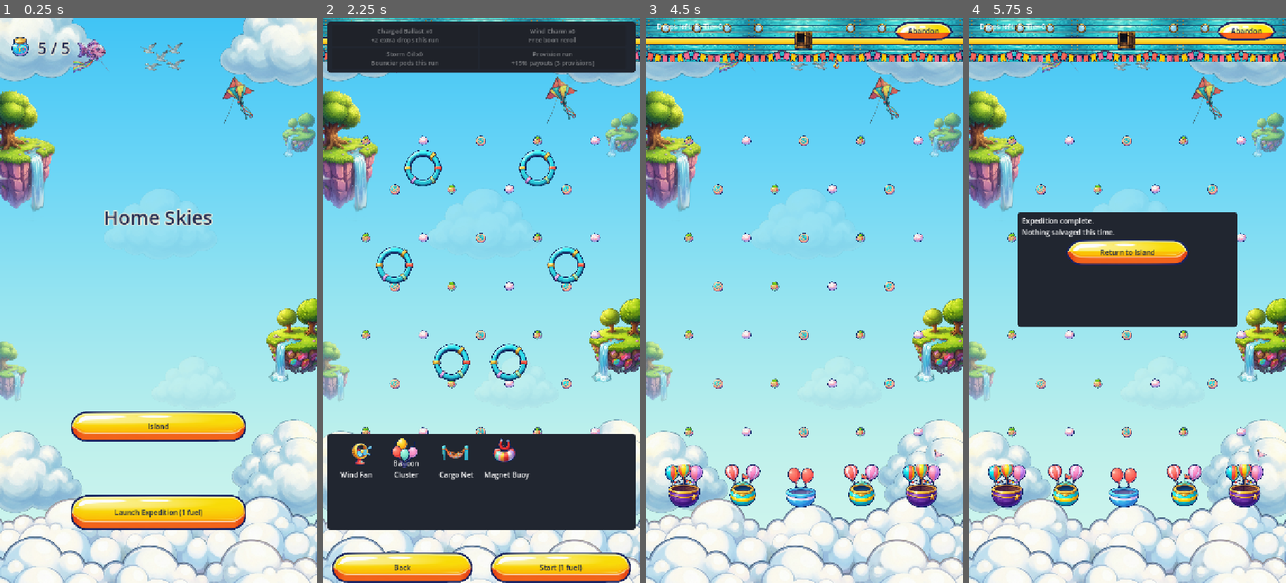
Above: before the commit, frames 1-4 (left to right).
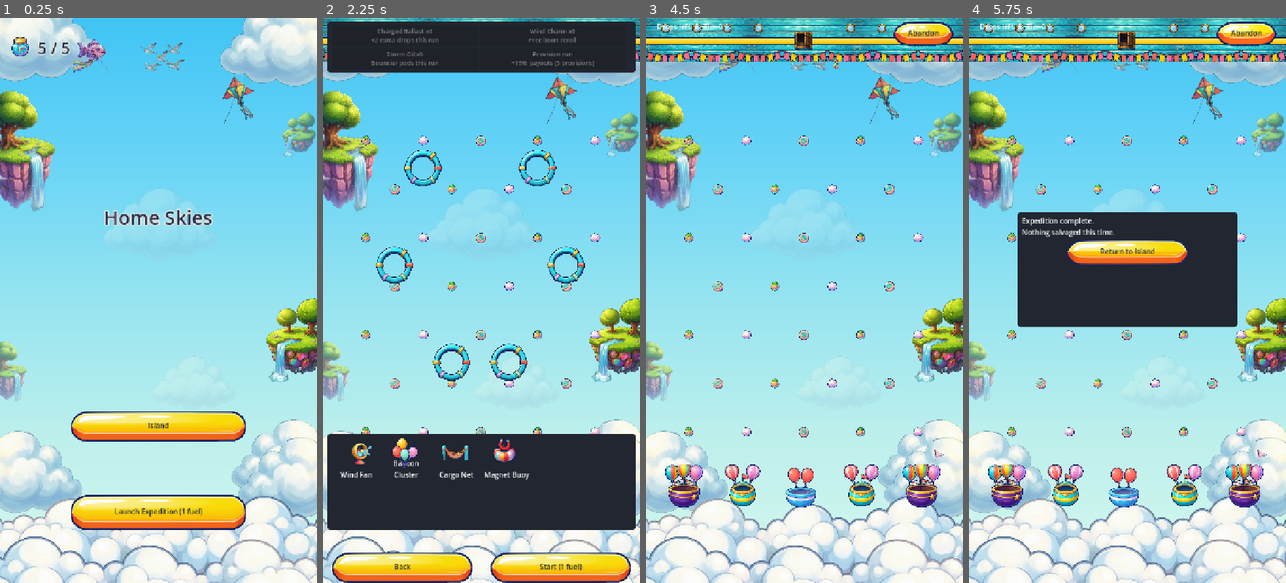
Above: after the commit, the same moments.

Repository: Graydyn/windfall-isle
Game: Godot game, scene res://game/main.tscn
Same seed, same stepped clock (60 frames per second), same inputs: the game is played once before the commit and once after it.
Inputs (mouse positions are in pixels of both pictures, inside the frame that each line leads up to; where the layout moved, square brackets give the same spot in the first picture):
- Up to frame 1 (0.25 s): no input
- Up to frame 2 (2.25 s): click "Island" at 0.5 s; click (338, 34) [342, 34] at 1.25 s; click "Launch Expedition (1 fuel)" at 2 s
- Up to frame 3 (4.5 s): click "Back" at 2.75 s; click "Launch Expedition (1 fuel)" at 3.5 s; click "Start (1 fuel)" at 4.25 s
- Up to frame 4 (5.75 s): click "Abandon" at 5 s

The runs differ from the first frame. In frame 1, 0.2% of the frame differs, in the area x 36-64%, y 71-89%; in frame 2, 0.1%; in frame 3, 0.4%; in frame 4, 0.5%, in the area x 41-98%, y 1-42%.

Commit message:
fix to make balloons not useless

Diff:
--- a/game/base/island_screen.gd
+++ b/game/base/island_screen.gd
@@ -23,6 +23,8 @@
 
 func _ready() -> void:
 	$BackButton.pressed.connect(_on_back_pressed)
+	if ResourceLoader.exists("res://game/art/ui/arrow_left.png"):
+		$BackButton.texture_normal = load("res://game/art/ui/arrow_left.png")
 	$RefreshTimer.timeout.connect(_refresh_tick)
 	$DailyCrateIcon.pressed.connect(_on_crate_pressed)
 	$BonusCrateIcon.pressed.connect(_on_bonus_crate_pressed)
@@ -52,7 +54,6 @@
 	$CrewSheet.visibility_changed.connect(_update_modal_block)
 	$RewardModal.visibility_changed.connect(_update_modal_block)
 	$RewardModal/VBox/RewardClose.pressed.connect(_on_reward_close_pressed)
-	ButtonStyle.apply($BackButton, 56.0)
 	ButtonStyle.apply($PlotSheet/VBox/SheetClose)
 	ButtonStyle.apply($LetterPanel/VBox/LetterClose)
 	ButtonStyle.apply($CrewSheet/VBox/CrewClose)
--- a/game/base/island_screen.tscn
+++ b/game/base/island_screen.tscn
@@ -108,13 +108,13 @@
 expand_mode = 1
 stretch_mode = 5
 
-[node name="BackButton" type="Button" parent="."]
+[node name="BackButton" type="TextureButton" parent="."]
 offset_left = 10.0
-offset_top = 14.0
+offset_top = 7.0
 offset_right = 66.0
-offset_bottom = 70.0
-theme_override_font_sizes/font_size = 28
-text = "←"
+offset_bottom = 77.0
+ignore_texture_size = true
+stretch_mode = 5
 
 [node name="ResourceBar" type="HBoxContainer" parent="."]
 offset_left = 78.0
--- a/game/core/button_style.gd
+++ b/game/core/button_style.gd
@@ -49,5 +49,10 @@
 		style.set_content_margin_all(10.0)
 		style.content_margin_left = 24.0
 		style.content_margin_right = 24.0
+		# The pill's rounded border eats into the top and bottom of the content
+		# box, so multi-line text needs extra clearance there (the bottom gets
+		# more because the art carries a drop shadow below the visual center).
+		style.content_margin_top = 14.0
+		style.content_margin_bottom = 18.0
 		style.modulate_color = tints[state]
 		_styles[String(state)] = style
--- a/game/data/gizmos.json
+++ b/game/data/gizmos.json
@@ -29,7 +29,7 @@
 		"balloon_cluster": {
 			"name": "Balloon Cluster",
 			"rarity": "common",
-			"description": "A bundle of balloons that bounces the pod upward. Pops after a few hits.",
+			"description": "A bundle of balloons that bounces the pod up and away. Pops after a few hits.",
 			"scene": "res://game/run/gizmos/balloon_cluster.tscn",
 			"impulse": 420.0,
 			"max_hits": 3,
--- a/game/data/island_layout.json
+++ b/game/data/island_layout.json
@@ -34,8 +34,8 @@
       660
     ],
     "plot_7": [
-      360,
-      810
+      390,
+      745
     ],
     "islet_lantern_0": [
       230,
--- a/game/run/gizmos/balloon_cluster.gd
+++ b/game/run/gizmos/balloon_cluster.gd
@@ -1,13 +1,20 @@
 extends GizmoBase
-## Balloon Cluster (spec 3.3): bounces the pod sharply upward; pops after N
-## hits per run. Gizmos are re-instantiated per expedition, so hits reset
-## naturally each run.
+## Balloon Cluster (spec 3.3): bumper-bounces the pod up and away from the
+## cluster's center; pops after N hits per run. Gizmos are re-instantiated
+## per expedition, so hits reset naturally each run.
 
 const BASE_TEXTURE := preload("res://game/art/gizmos/balloon_cluster.png")
 const SPENT_TEXTURE := preload("res://game/art/gizmos/balloon_cluster_spent.png")
 
+# Blend of straight-up vs away-from-center in the bounce direction, and the
+# minimum sideways fraction so a dead-center hit never yo-yos in place.
+const UP_WEIGHT := 0.6
+const AWAY_WEIGHT := 0.4
+const MIN_SIDE_FRACTION := 0.35
+
 var _hits_left := 0
 var _impulse := 0.0
+var _fallback_side := 1.0
 
 @onready var zone: Area2D = $Zone
 
@@ -25,12 +32,28 @@
 	if _hits_left <= 0 or not (body is RigidBody2D):
 		return
 	_hits_left -= 1
+	var dir := _bounce_direction(body)
 	body.linear_velocity = Vector2(body.linear_velocity.x, 0.0)
-	body.apply_central_impulse(Vector2(0.0, -_impulse))
+	body.apply_central_impulse(dir * _impulse)
 	if _hits_left <= 0:
 		$Visual.texture = SPENT_TEXTURE
 		$Visual.modulate.a = 0.25
 		zone.set_deferred("monitoring", false)
+
+
+func _bounce_direction(body: Node2D) -> Vector2:
+	var offset: Vector2 = body.global_position - global_position
+	var away := offset.normalized() if offset.length() > 0.001 else Vector2.ZERO
+	var dir := (Vector2.UP * UP_WEIGHT + away * AWAY_WEIGHT).normalized()
+	if absf(dir.x) >= MIN_SIDE_FRACTION:
+		return dir
+	var side := signf(dir.x)
+	if side == 0.0:
+		side = signf(body.linear_velocity.x)
+	if side == 0.0:
+		side = _fallback_side
+		_fallback_side = -_fallback_side
+	return Vector2(side * MIN_SIDE_FRACTION, -sqrt(1.0 - MIN_SIDE_FRACTION * MIN_SIDE_FRACTION))
 
 
 func recharge() -> void:
--- a/game/run/salvage_run.gd
+++ b/game/run/salvage_run.gd
@@ -73,8 +73,14 @@
 	ButtonStyle.apply($UI/SetupUI/BackButton)
 	ButtonStyle.apply($UI/Results/VBox/DoubleButton)
 	ButtonStyle.apply($UI/Results/VBox/ReturnButton)
+	# Pick buttons hold two lines (name + description) of varying length, so
+	# they get one fixed footprint with wrapped, centered text instead of the
+	# pill's shrink-to-text default.
 	for pick in [$UI/BoonOffer/VBox/Pick0, $UI/BoonOffer/VBox/Pick1, $UI/BoonOffer/VBox/Pick2]:
-		ButtonStyle.apply(pick)
+		ButtonStyle.apply(pick, 560.0)
+		pick.custom_minimum_size = Vector2(560, 110)
+		pick.autowrap_mode = TextServer.AUTOWRAP_WORD_SMART
+		pick.alignment = HORIZONTAL_ALIGNMENT_CENTER
 	ButtonStyle.apply($UI/BoonOffer/VBox/RerollButton, 210.0)
 	ButtonStyle.apply($UI/BoonOffer/VBox/SkipButton, 210.0)
 	$UI/SetupUI/SetupRefreshTimer.timeout.connect(_setup_tick)
--- a/game/run/salvage_run.tscn
+++ b/game/run/salvage_run.tscn
@@ -56,6 +56,8 @@
 
 [node name="Title" type="Label" parent="UI/BoonOffer/VBox"]
 text = "The winds favor you. Choose a boon:"
+theme_override_font_sizes/font_size = 30
+horizontal_alignment = 1
 
 [node name="Pick0" type="Button" parent="UI/BoonOffer/VBox"]
 
--- a/tests/test_balloon_cluster.gd
+++ b/tests/test_balloon_cluster.gd
@@ -26,6 +26,33 @@
 	await wait_physics_frames(2)
 	assert_true(pod.linear_velocity.y < 0.0, "pod must be moving up after the bounce")
 
+func test_off_center_hit_deflects_toward_that_side() -> void:
+	var pod := make_falling_pod()
+	pod.global_position = balloon.global_position + Vector2(15, -10)
+	balloon._on_body_entered(pod)
+	await wait_physics_frames(2)
+	assert_true(pod.linear_velocity.x > 0.0, "pod clipping the right side must deflect right")
+	assert_true(pod.linear_velocity.y < 0.0, "deflected pod must still gain height")
+
+func test_dead_center_hit_still_kicks_sideways() -> void:
+	var pod := make_falling_pod()
+	pod.global_position = balloon.global_position
+	balloon._on_body_entered(pod)
+	await wait_physics_frames(2)
+	assert_true(absf(pod.linear_velocity.x) > 1.0, "a dead-center hit must not bounce straight up")
+	assert_true(-pod.linear_velocity.y > absf(pod.linear_velocity.x), "the bounce must stay mostly upward")
+
+func test_repeated_dead_center_hits_alternate_sides() -> void:
+	var first := make_falling_pod()
+	first.global_position = balloon.global_position
+	balloon._on_body_entered(first)
+	var second := make_falling_pod()
+	second.global_position = balloon.global_position
+	balloon._on_body_entered(second)
+	await wait_physics_frames(2)
+	assert_true(first.linear_velocity.x * second.linear_velocity.x < 0.0,
+		"consecutive dead-center bounces must kick opposite ways")
+
 func test_pops_after_max_hits() -> void:
 	for i in int(balloon_defs["max_hits"]):
 		balloon._on_body_entered(make_falling_pod())
--- a/tests/test_island_screen.gd
+++ b/tests/test_island_screen.gd
@@ -979,7 +979,8 @@
 
 
 func test_back_arrow_and_resource_readout_sit_in_the_top_bar() -> void:
-	assert_eq(String(screen.get_node("BackButton").text), "←", "back shrinks to a small arrow")
+	assert_not_null(screen.get_node("BackButton").texture_normal,
+		"back wears the main menu's left-arrow art")
 	assert_not_null(screen.get_node("ResourceBar/ScrapIcon").texture, "scrap icon art")
 	assert_not_null(screen.get_node("ResourceBar/CloudsilkIcon").texture, "cloudsilk icon art")
 	assert_eq(String(screen.get_node("ResourceBar/ScrapLabel").text), "2000")
@@ -989,5 +990,7 @@
 		"the readout follows balance changes live")
 
 func test_back_button_wears_the_painted_art() -> void:
-	assert_true(screen.get_node("BackButton").has_theme_stylebox_override("normal"),
-		"the one grey holdout on this screen")
+	var tex: Texture2D = screen.get_node("BackButton").texture_normal
+	assert_not_null(tex, "back button carries arrow art, not the grey Button chrome")
+	assert_eq(tex.resource_path, "res://game/art/ui/arrow_left.png",
+		"back reuses the main menu's region arrow")
